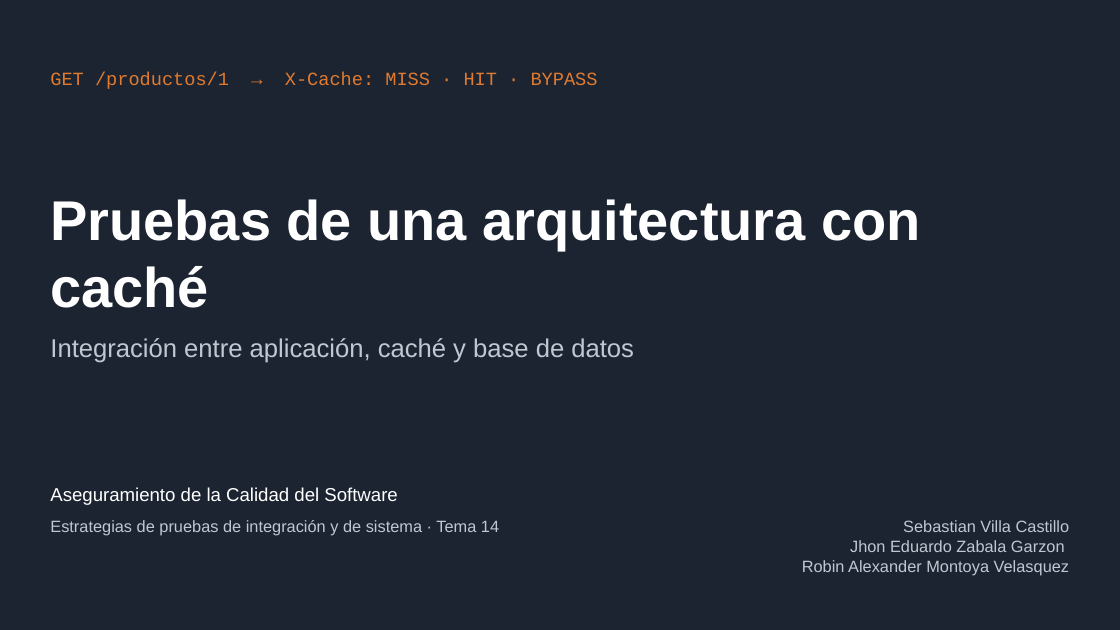
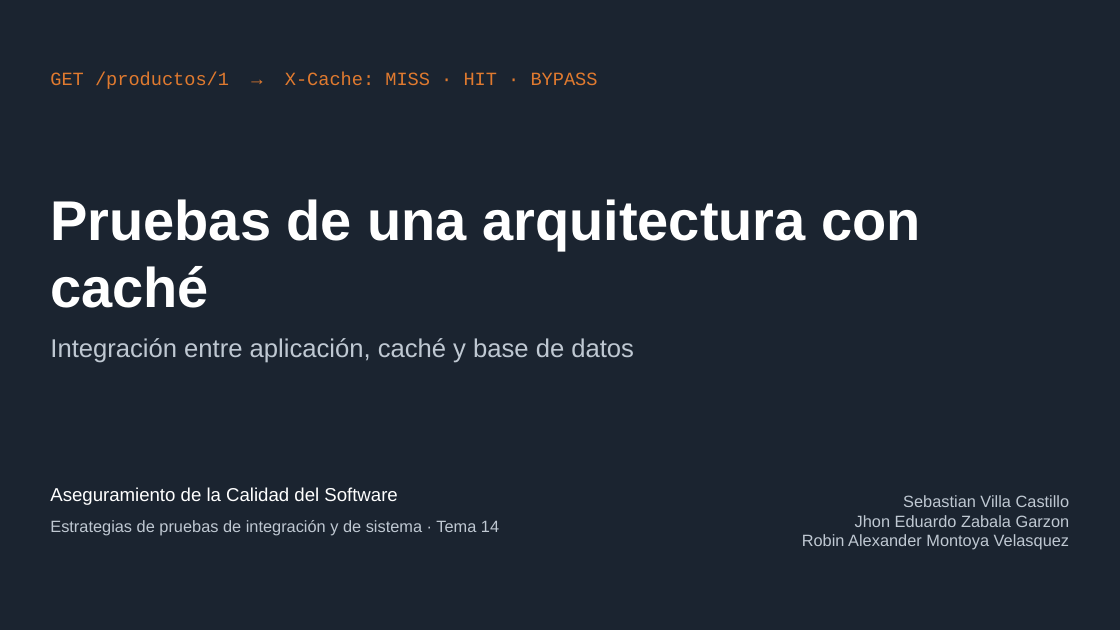
Before and after one commit to SebastianVillaC/lab-cache, a slide deck: slide 1 of docs/presentacion/presentacion-cache.pptx. Drawn at 1120x630 pixels with LibreOffice and Linux fonts; fonts in the diff are those of the drawing. Boxes give left, top, right and bottom in pixels: in the first picture for what was removed or moved away, otherwise in the second. Text is boxed around its words. In the diff, an @@ line names an element or a change of style, - is before the commit and + after.

```diff
--- a/docs/presentacion/presentacion-cache.pptx
+++ b/docs/presentacion/presentacion-cache.pptx
@@ text "Sebastian Villa Castillo": place and size @@
-text "Sebastian Villa Castillo" at box(802, 520, 1070, 575)
+text "Sebastian Villa Castillo" at box(802, 495, 1070, 550)
@@ text "Sebastian Villa Castillo" at box(802, 495, 1070, 550): vertical alignment top to bottom @@
```
Also in this commit, not shown: 13 other slides changed, 3 slides added, 1 slide removed.
